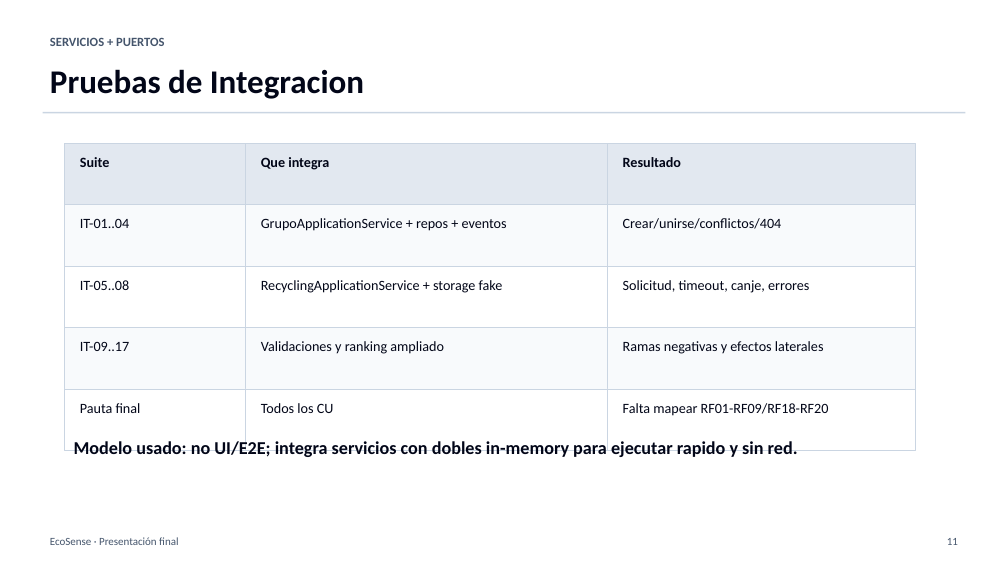
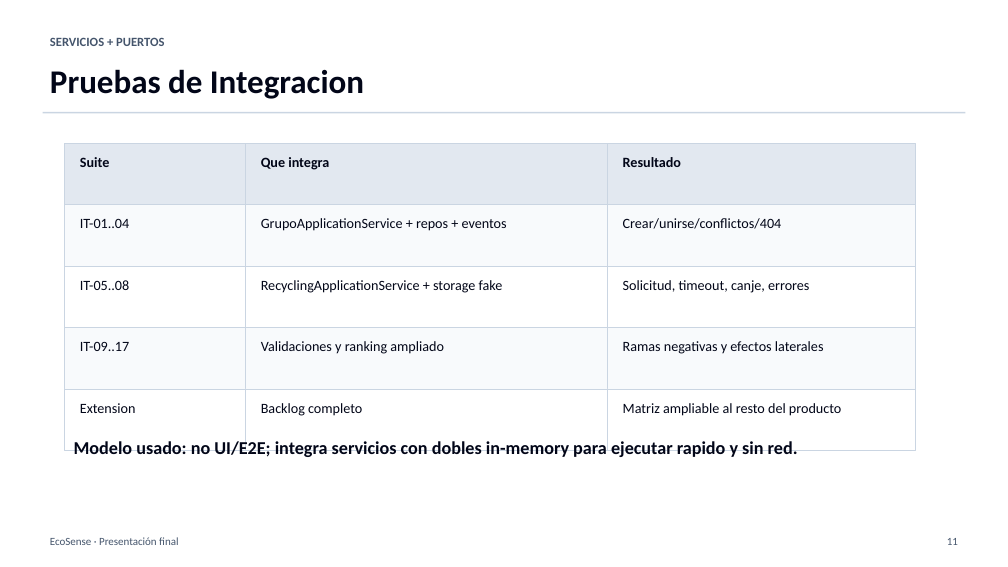
Before and after one commit to Billyflin/UfroSustentableApp, a slide deck: slide 11 of docs/presentacion-final-ecosense.pptx. Drawn at 1008x567 pixels with LibreOffice and Linux fonts; fonts in the diff are those of the drawing. Boxes give left, top, right and bottom in pixels: in the first picture for what was removed or moved away, otherwise in the second. Text is boxed around its words. In the diff, an @@ line names an element or a change of style, - is before the commit and + after.

```diff
--- a/docs/presentacion-final-ecosense.pptx
+++ b/docs/presentacion-final-ecosense.pptx
@@ text at (x1=80, y1=403, x2=136, y2=413): text changed @@
-Pauta final
+Extension
@@ text at (x1=261, y1=403, x2=362, y2=416): text changed @@
-Todos los CU
+Backlog completo
@@ text at (x1=623, y1=403, x2=841, y2=416): text changed @@
-Falta mapear RF01-RF09/RF18-RF20
+Matriz ampliable al resto del producto
```
Also in this commit, not shown: 9 other slides changed, 1 other file.
